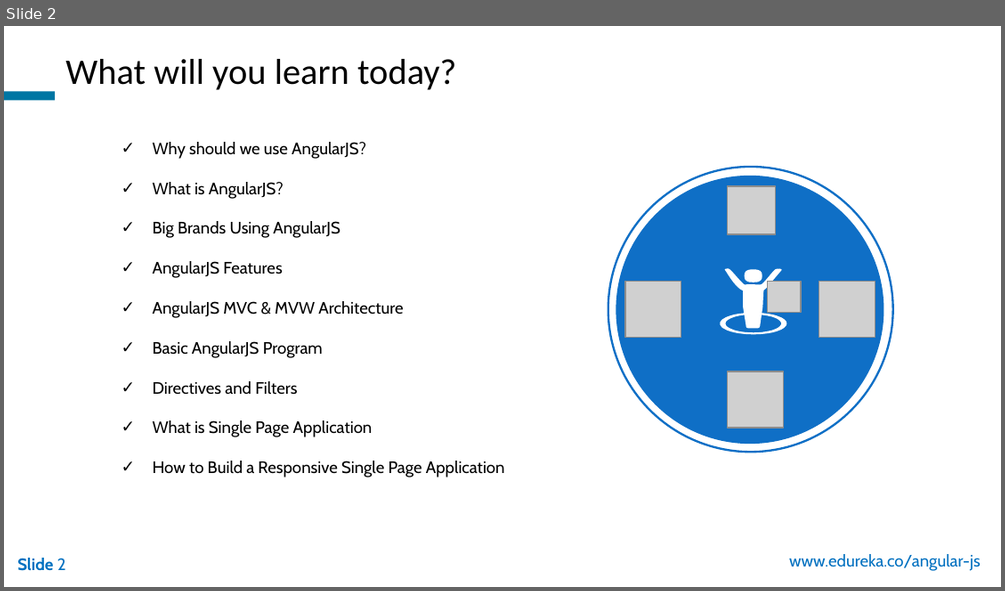
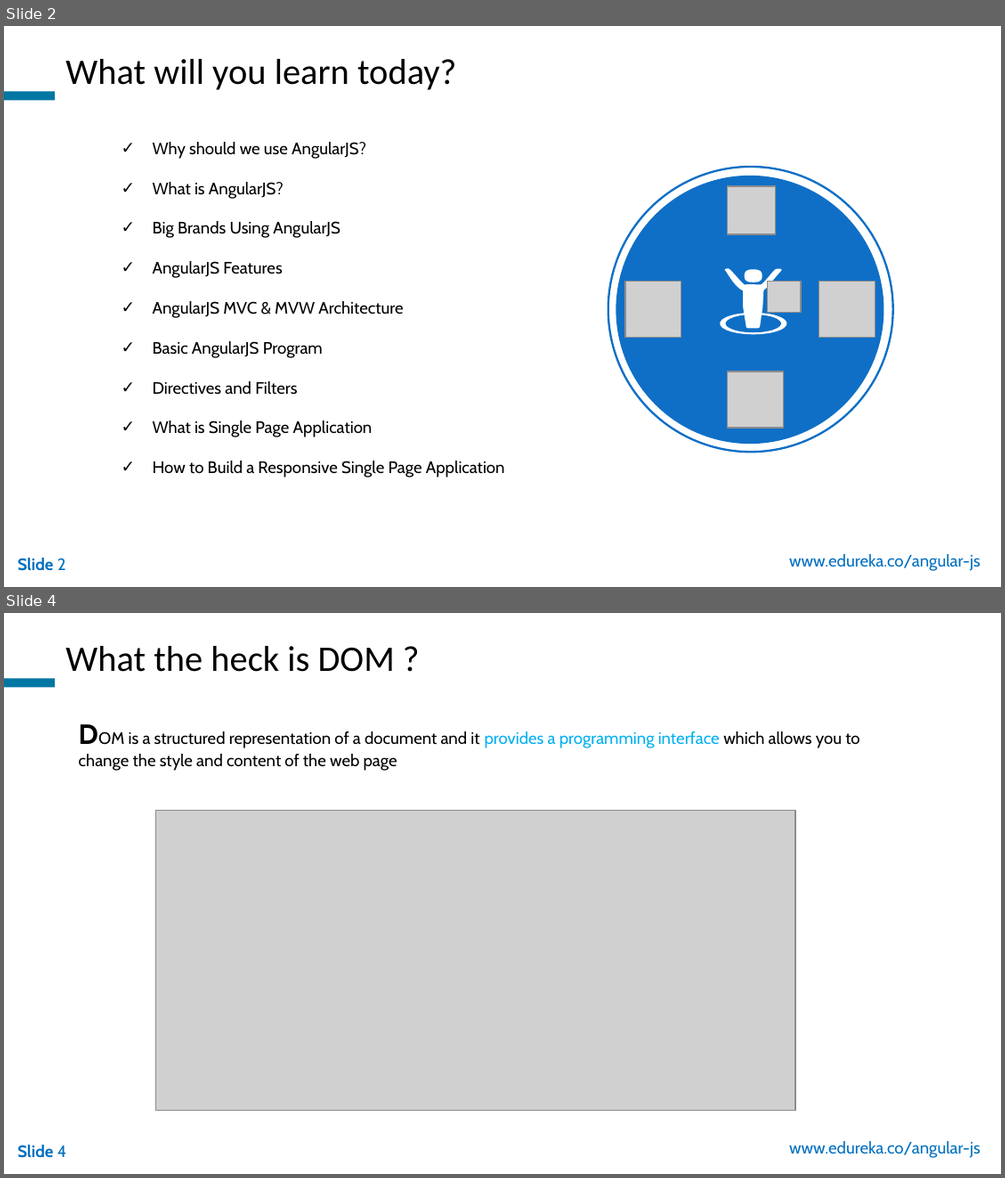
Before and after one commit to Donaldvan/devops-tools, a slide deck: TechBU/AngularJS/Getting Started With AngularJS/AngularJS_WP_21Oct.pptx. Shown one above the other, each under a label of ours: slide 2 before the commit, slides 2 and 4 after it; the slides between them are not shown. The pictures are 1005x591 and 1005x1178 pixels, drawn with LibreOffice and Linux fonts; fonts in the diff are those of the drawing; grey boxes stand for pictures; background and template pictures are left out. Boxes give left, top, right and bottom in pixels: in the first picture for what was removed or moved away, otherwise in the second. Text is boxed around its words. In the diff, an @@ line names an element or a change of style, - is before the commit and + after.

```diff
--- a/TechBU/AngularJS/Getting Started With AngularJS/AngularJS_WP_21Oct.pptx
+++ b/TechBU/AngularJS/Getting Started With AngularJS/AngularJS_WP_21Oct.pptx
@@ slide 4 added at [4, 613, 1001, 1174], background picture (left out); not listed: 3 template elements that a slide beside it also shows @@
@@ text added at [65, 646, 395, 672], 26 pt, text #000000 @@
+What the heck is DOM ?
@@ text added at [79, 731, 859, 771], 12 pt, text #000000 @@
+DOM is a structured representation of a document and it provides a programming interface which allows you to change the style and content of the web page
@@ picture added at [155, 811, 795, 1111] @@
```
Also in this commit, not shown: 10 slides changed, 11 other slides added, 4 slides removed.
